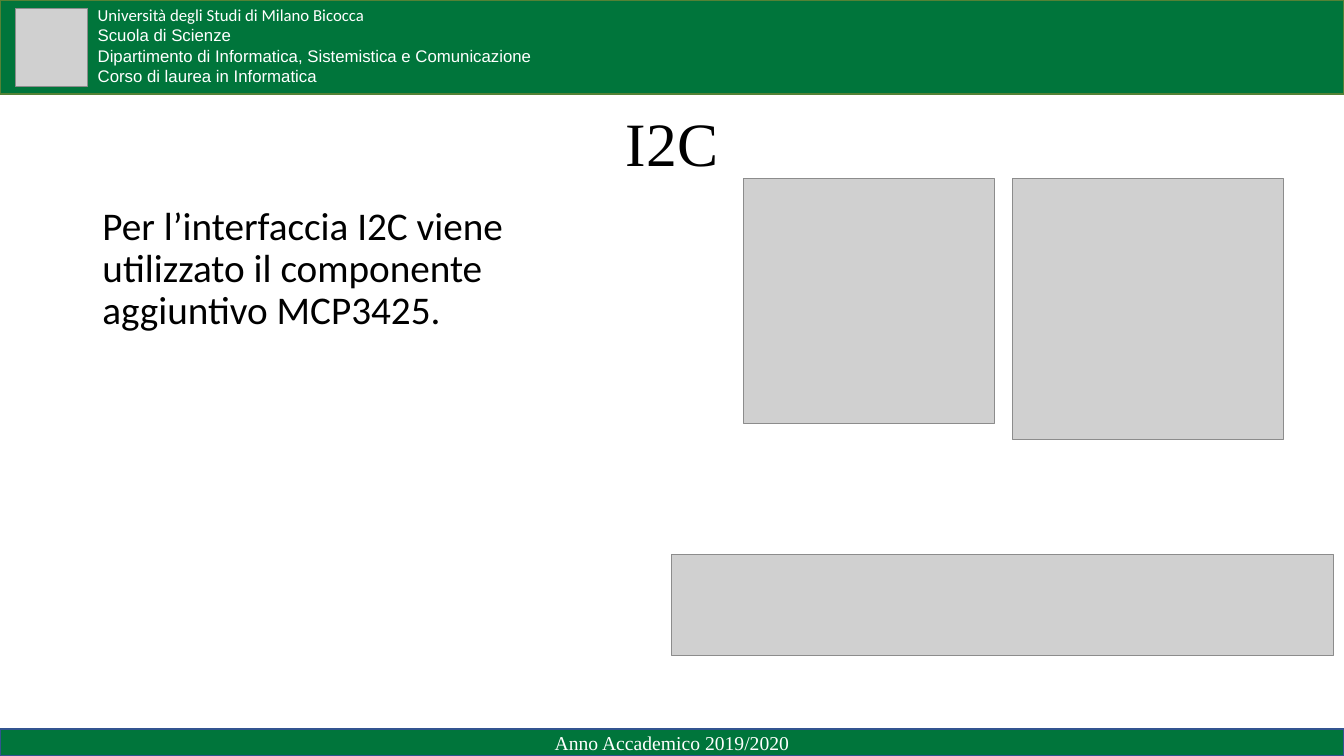
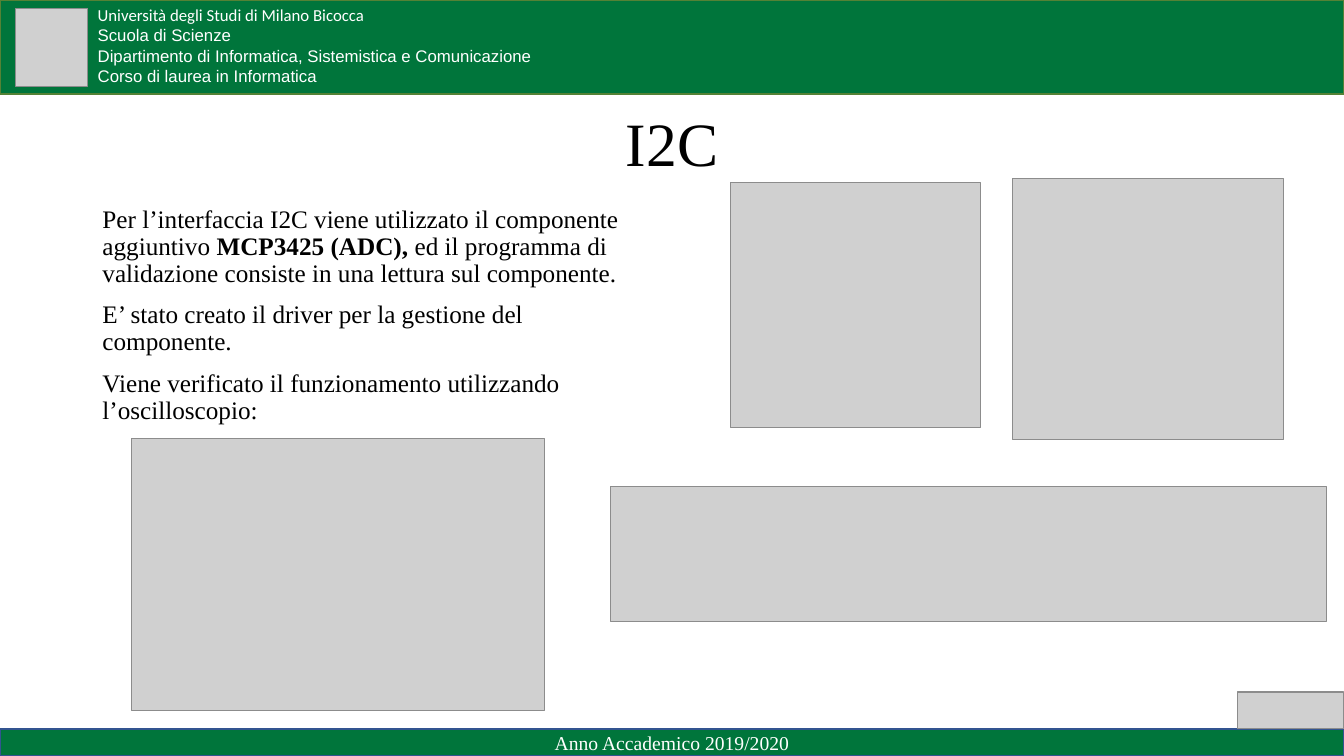
Before and after one commit to Zetlark28/RTEMS-Rpi3B, a slide deck: slide 9 of Presentazione/Presentazione LT.pptx. Drawn at 1344x756 pixels with LibreOffice and Linux fonts; fonts in the diff are those of the drawing; grey boxes stand for pictures. Boxes give left, top, right and bottom in pixels: in the first picture for what was removed or moved away, otherwise in the second. Text is boxed around its words. In the diff, an @@ line names an element or a change of style, - is before the commit and + after.

```diff
--- a/Presentazione/Presentazione LT.pptx
+++ b/Presentazione/Presentazione LT.pptx
@@ picture: place and size @@
-picture at <box>744,178,994,423</box>
+picture at <box>731,182,981,427</box>
@@ text at <box>102,210,618,425</box>: text changed; size 28 to 18 pt; font Calibri to Times New Roman @@
-Per l’interfaccia I2C viene utilizzato il componente aggiuntivo MCP3425.
+Per l’interfaccia I2C viene utilizzato il componente aggiuntivo MCP3425 (ADC), ed il programma di validazione consiste in una lettura sul componente.
+E’ stato creato il driver per la gestione del componente.
+Viene verificato il funzionamento utilizzando l’oscilloscopio:
@@ picture added at <box>131,439,544,711</box> @@
@@ picture: place and size @@
-picture at <box>673,555,1335,655</box>
+picture at <box>611,487,1327,622</box>
@@ picture added at <box>1238,692,1344,729</box> @@
```
Also in this commit, not shown: 11 other slides changed, 1 slide removed, 6 other files.
